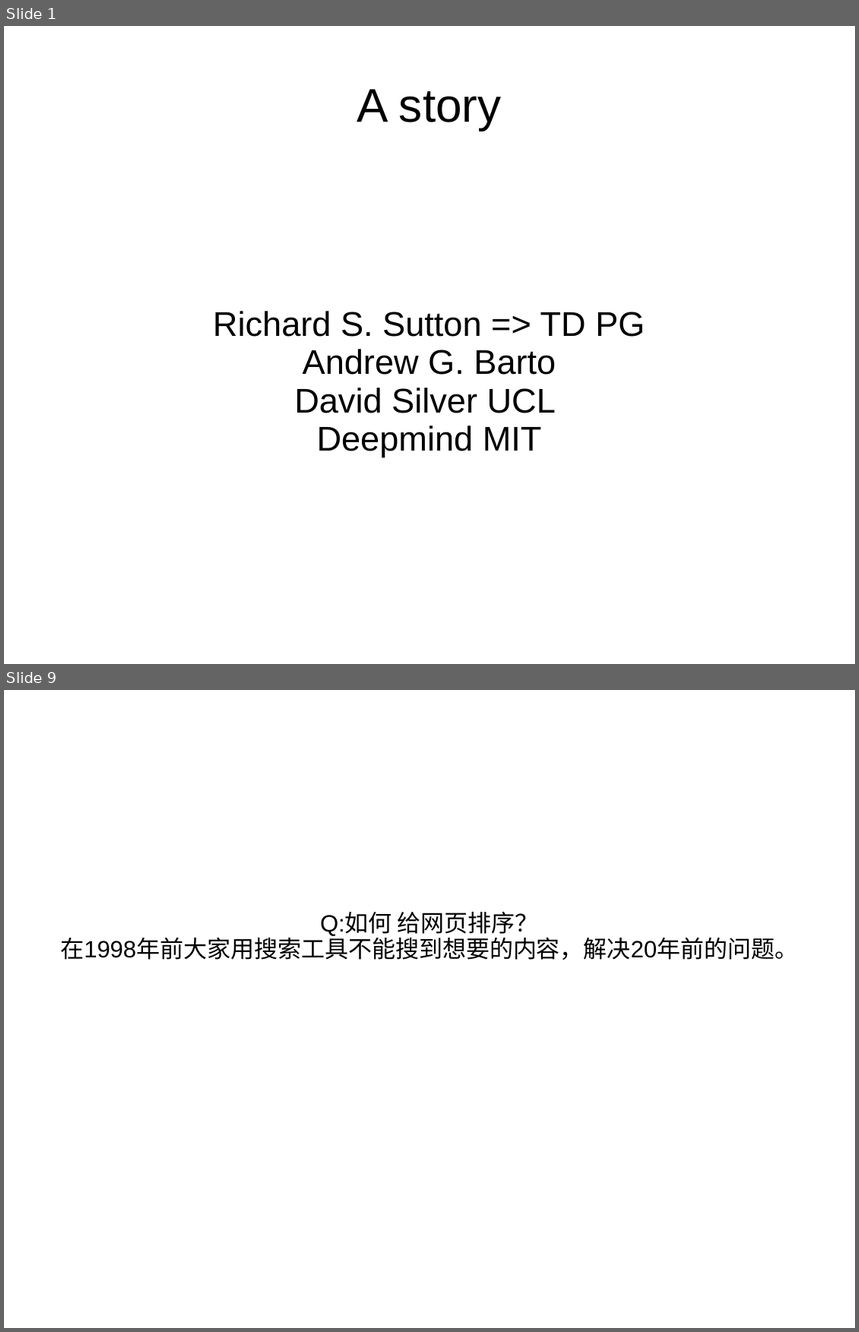
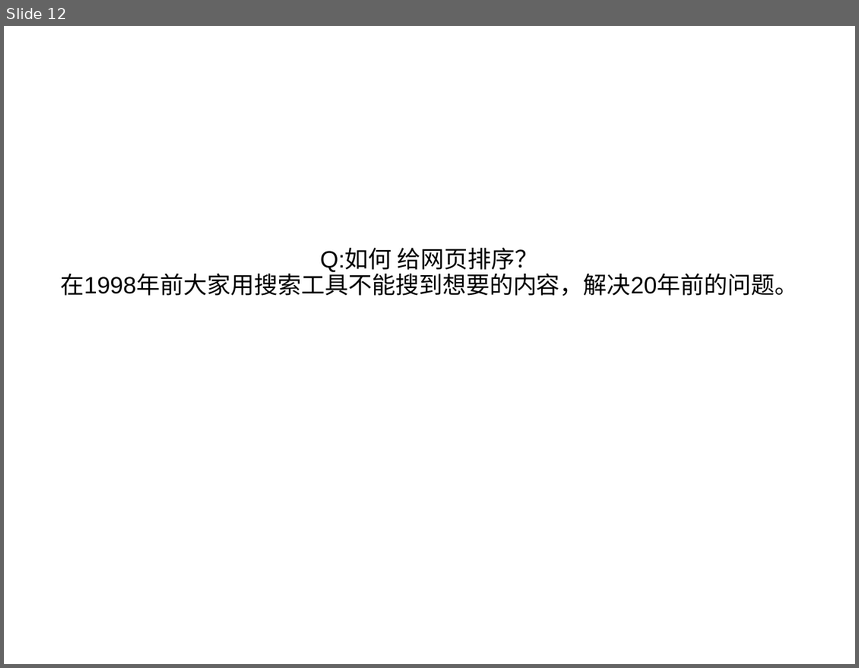
Before and after one commit to GarfieldF/RL_Course-slides_hw, a slide deck: DAY1/lecture1.ppt. Shown one above the other, each under a label of ours: slides 1 and 9 before the commit, slide 12 after it; the slides between them are not shown. The pictures are 859x1332 and 859x668 pixels, drawn with LibreOffice and Linux fonts; fonts in the diff are those of the drawing. Boxes give left, top, right and bottom in pixels: in the first picture for what was removed or moved away, otherwise in the second. Text is boxed around its words. In the diff, an @@ line names an element or a change of style, - is before the commit and + after.

```diff
--- a/DAY1/lecture1.ppt
+++ b/DAY1/lecture1.ppt
@@ slide 1 removed at [4,26,855,664], background #FFFFFF @@
@@ title removed at [357,89,501,130] @@
-A story
@@ subtitle removed at [213,311,645,458] @@
-Richard S. Sutton => TD PG
-Andrew G. Barto
-David Silver UCL
-Deepmind MIT
@@ what was slide 9 is now slide 12 @@
```
Also in this commit, not shown: 10 slides changed, 6 slides added.
